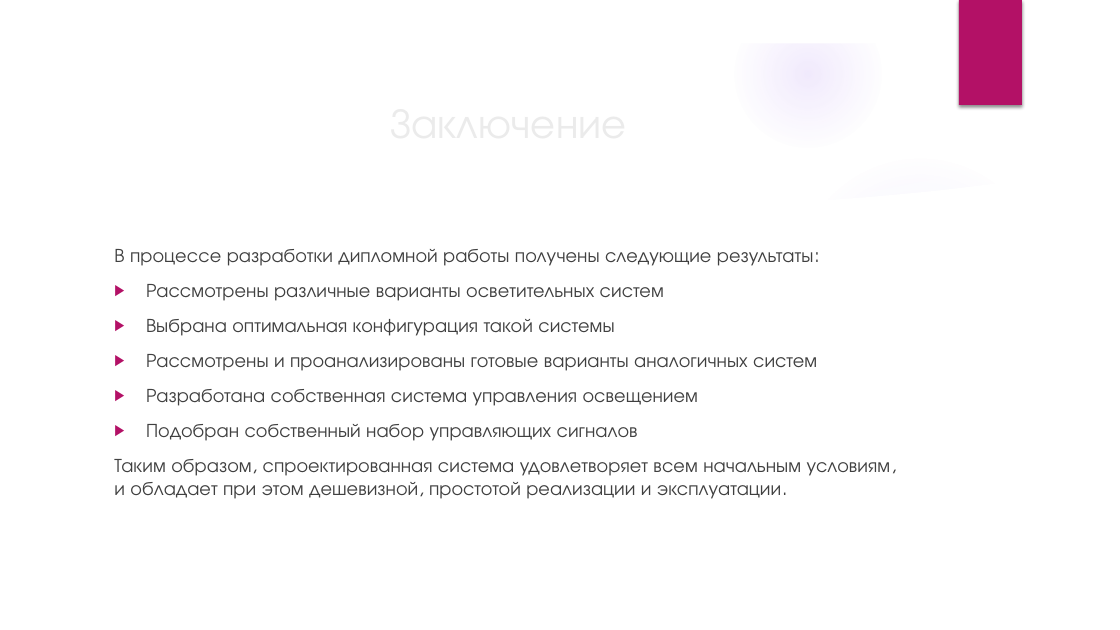
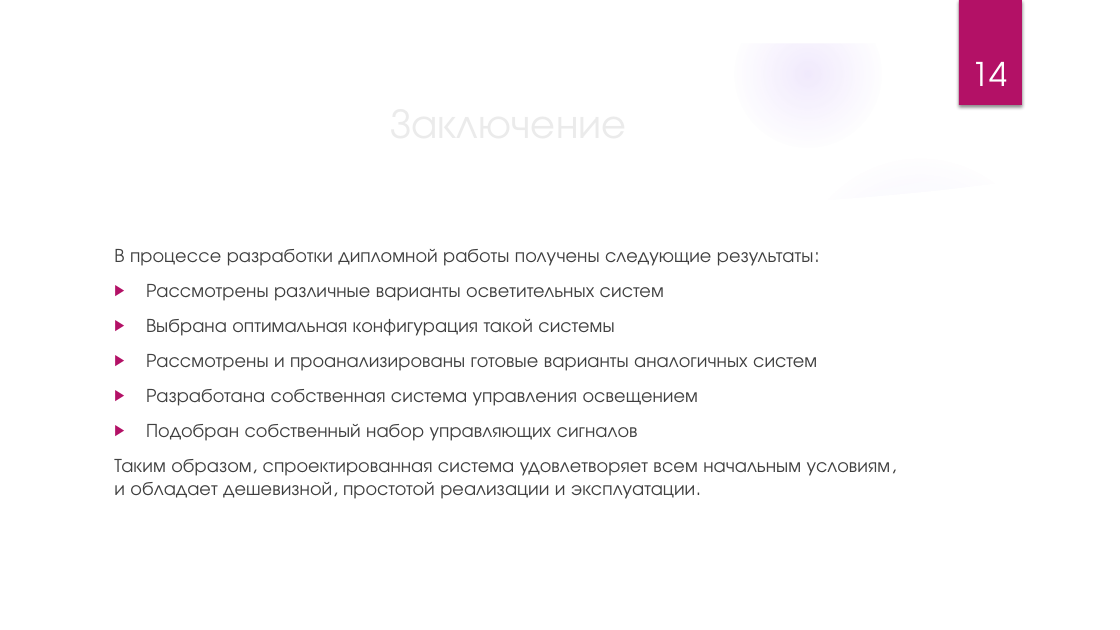
Before and after one commit to VitSaf/kursovaya, a slide deck: slide 14 of диплом.pptx. Drawn at 1120x630 pixels with LibreOffice and Linux fonts; fonts in the diff are those of the drawing; background and template pictures are left out. Boxes give left, top, right and bottom in pixels: in the first picture for what was removed or moved away, otherwise in the second. Text is boxed around its words. In the diff, an @@ line names an element or a change of style, - is before the commit and + after.

```diff
--- a/диплом.pptx
+++ b/диплом.pptx
@@ page number added at (971, 62, 1007, 86), 28 pt, text #FFFFFF @@
+14
@@ text at (114, 459, 890, 499): text changed @@
-Таким образом, спроектированная система удовлетворяет всем начальным условиям, и обладает при этом дешевизной, простотой реализации и эксплуатации.
+Таким образом, спроектированная система удовлетворяет всем начальным условиям, и обладает дешевизной, простотой реализации и эксплуатации.
```
Also in this commit, not shown: 13 other slides changed, 1 other file.
